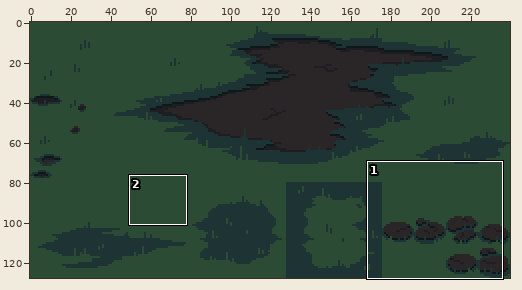
Sprite sheet, stored at Assets/Sprites/BG_Tiles.png. Above: a wide view before the commit, with the close-up outlined.
Close-up. Before the edit:
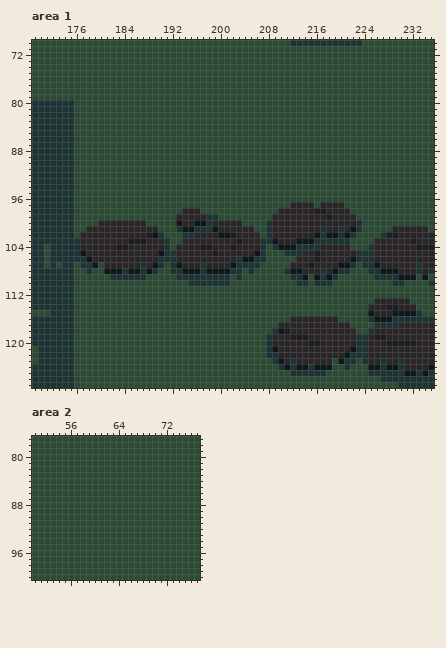
The file is 240x128 pixels. Shown: area 1: x 169..235, y 70..127; area 2: x 50..77, y 77..100.
And afterwards:
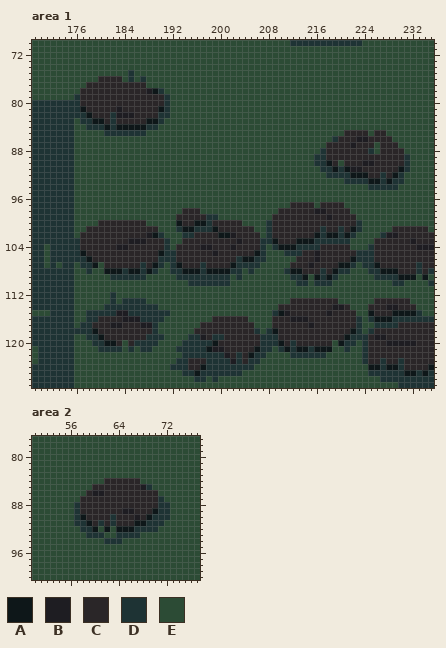
Palette (. is transparent): A #0e1719  B #1e1d22  C #2a2628  D #1e3334  E #2c4b35
Author's note on the commit: Main scene tileset update
What changed:
Changed rows in their new state; - is an unchanged pixel.
Area 1:
first column x 176:
 75 ---------D----------------------------------------------
 76 ----CCCC-D-D--------------------------------------------
 77 --CCCCCCCCCC--------------------------------------------
 78 -CCCCCCCCCCCBAD-----------------------------------------
 79 DCCCCCCCCCCCCCCD----------------------------------------
 80 DCCCCCCCCCCCCCCD----------------------------------------
 81 DACCCCCBCCCCCCAD----------------------------------------
 82 DDACCCDBBBCCCCDD----------------------------------------
 83 -DDAACDCCCCCAAD-----------------------------------------
 84 --DDDADAAAAADD------------------------------------------
 85 -----DDDDDDD---------------------------------CCCC-CC----
 86 -------------------------------------------DCCCBBCCCC---
 87 ------------------------------------------CCCCBCCC-CCC--
 88 -----------------------------------------DCCCCCCCD-CCCC-
 89 ----------------------------------------DDCCCCCCCCCCCCCD
 90 ----------------------------------------DDAC-CCCBBCCCCCD
 91 -----------------------------------------DDADABBCCCCCCAD
 92 ------------------------------------------DDDDAAACCDCAD-
 93 ---------------------------------------------DDDDAADADD-
 94 -------------------------------------------------DDDDD--
first column x 176:
112 ------D-----------------------------------------
113 ------D-DDDD------------------------CCCCCCCC----
114 -----DDDDDDDDD--------------------CCCCCCCCCBBC--
115 --DDDDDBBDDDDDDD-----------------DABCCCCCCBCCCC-
116 --DDCCCCBBBDDDD--------CCCCCC----CCCBBB-----CCCD
117 -DDCCCBBCCCBBD-------CCCCCCCCC---C-----B------CD
118 DDDACCCCCCCCCD------CCCCCCCCCCD-DACC----------AD
119 --DDACCCCCCCDDD----DDBCDDCCCCCCD-D--CCC------AD-
120 ---DDAAC-CDDDD----DDDDDACCCCCCCD-DA-D--CC--EADDE
121 ----DDDD-D-DD----DDDDDABBCCCCCAD-EDADAADAAAEEDEE
122 ------------------DDDDDDDBCDCADDEEEEDDDDDDEEEEEE
123 -----------------DDCCCDDDDBDCDD--EEEEEEEEEE-EEE-
124 ----------------DDDCCADDDDDDDD----EEEEEEEEE--E--
125 ------------------DDADDDDDDD--------EEEEEE------
126 --------------------DD-D------------------------
Area 2:
first column x 57:
 84 -----CCCCCC-----
 85 ---CCCCCCCCBD---
 86 --CBBCCCCCCCCC--
 87 -CCCCCCCCCCCCCD-
 88 DCCCCCCCCCCCCCDD
 89 DCCCCCCCBBCCCADD
 90 DACCCCDCCCBCADDD
 91 DDACDCDCCCAADDD-
 92 -DDA-A-AAADDDD--
 93 --DDD--DDDD-----
 94 -----DDD--------
